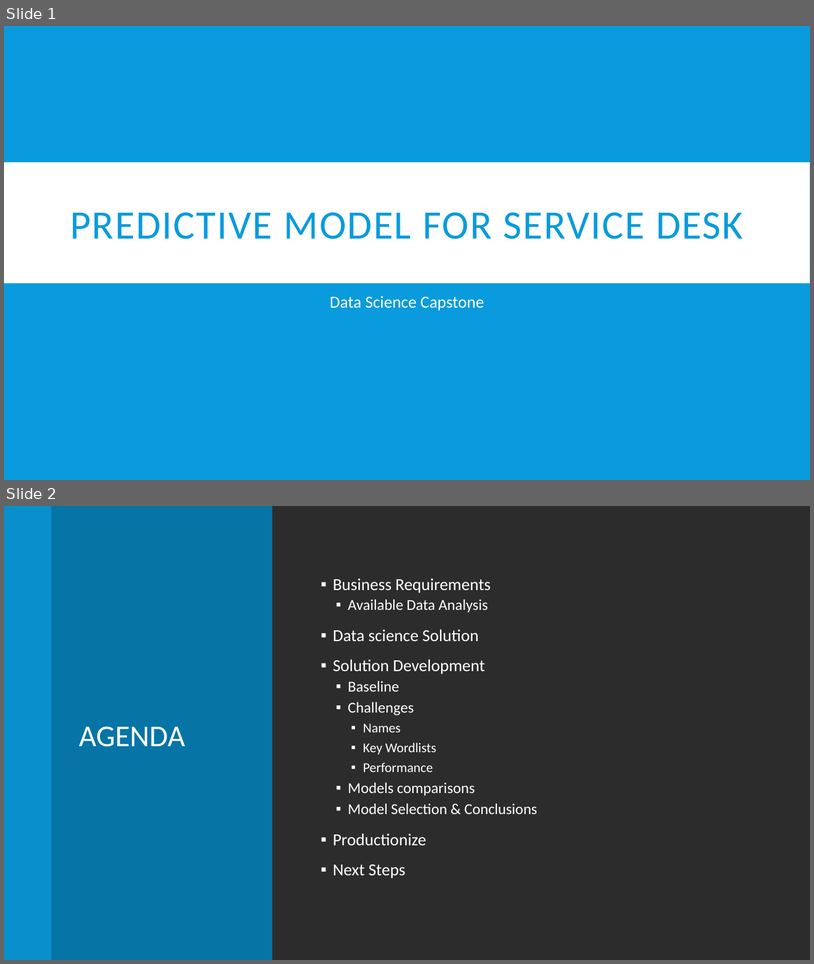
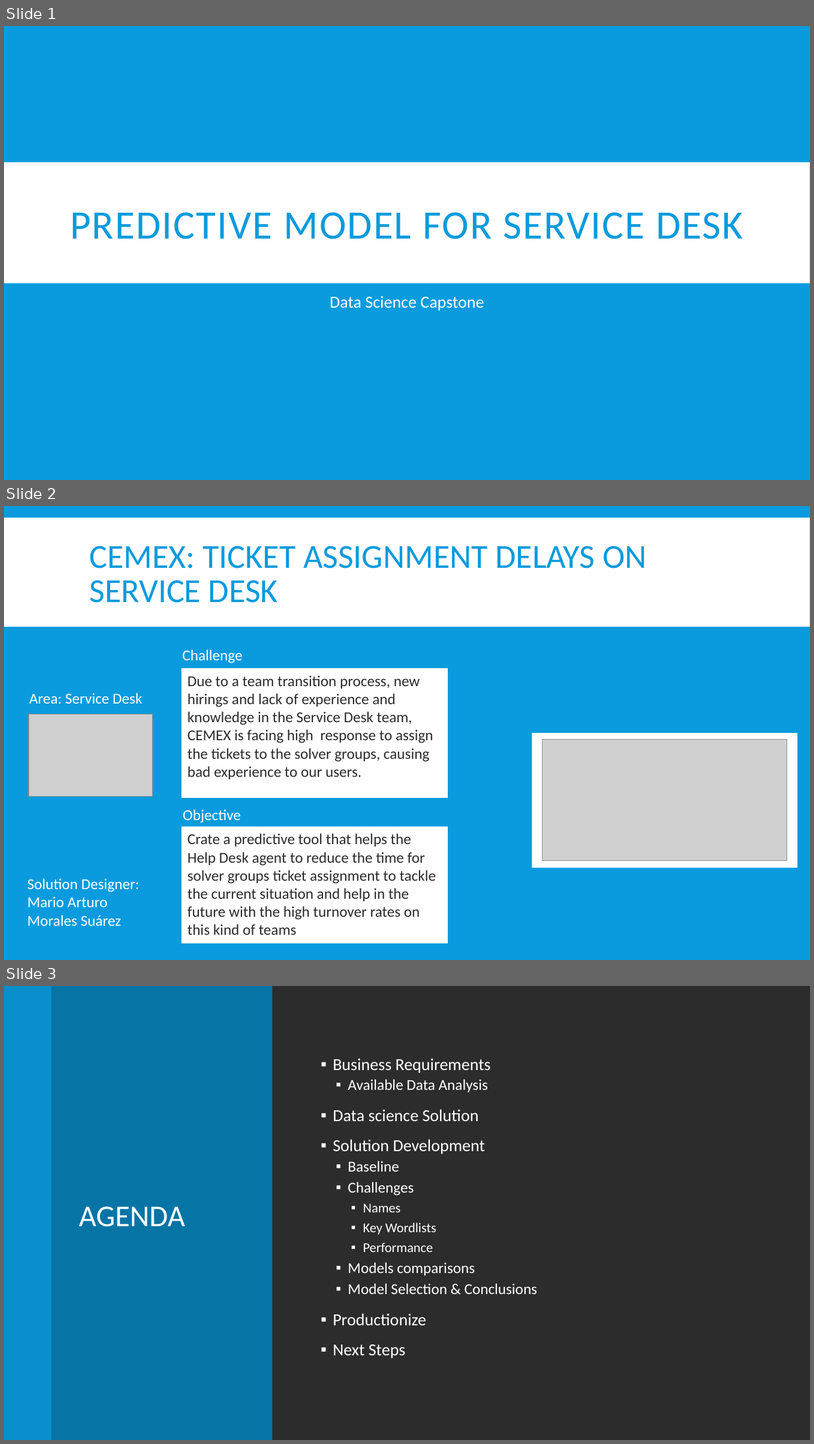
Before and after one commit to monterrey-digital-hub/MarioMorales-CEMEX-FinalProject, a slide deck: Predictive_model_for_Service_Desk.pptx. Shown one above the other, each under a label of ours: slides 1 and 2 before the commit, slides 1, 2 and 3 after it. The pictures are 814x964 and 814x1444 pixels, drawn with LibreOffice and Linux fonts; fonts in the diff are those of the drawing; grey boxes stand for pictures. Boxes give left, top, right and bottom in pixels: in the first picture for what was removed or moved away, otherwise in the second. Text is boxed around its words. In the diff, an @@ line names an element or a change of style, - is before the commit and + after.

Commit message:
Update presentation

```diff
--- a/Predictive_model_for_Service_Desk.pptx
+++ b/Predictive_model_for_Service_Desk.pptx
@@ slide 2 added at (4,506,810,960), background #099BDD; not listed: 1 template element that a slide beside it also shows @@
@@ title added at (90,546,647,603), 40 pt, text #099BDD @@
+CEMEX: TICKET ASSIGNMENT DELAYS ON SERVICE DESK
@@ text added at (182,649,242,663), 18 pt, text #FFFFFF @@
+Challenge
@@ rectangle added at (182,668,448,798), fill #FFFFFF, 18 pt, text #2C2C2C @@
+Due to a team transition process, new hirings and lack of experience and knowledge in the Service Desk team, CEMEX is facing high response to assign the tickets to the solver groups, causing bad experience to our users.
@@ text added at (29,693,142,703), 18 pt, text #FFFFFF @@
+Area: Service Desk
@@ picture added at (29,714,153,796) @@
@@ rectangle added at (532,733,798,868), fill #FFFFFF @@
@@ picture added at (542,739,788,861) @@
@@ text added at (183,809,241,823), 18 pt, text #FFFFFF @@
+Objective
@@ rectangle added at (182,826,448,943), fill #FFFFFF, 18 pt, text #2C2C2C @@
+Crate a predictive tool that helps the Help Desk agent to reduce the time for solver groups ticket assignment to tackle the current situation and help in the future with the high turnover rates on this kind of teams
@@ text added at (27,878,140,925), 18 pt, text #FFFFFF @@
+Solution Designer:
+Mario Arturo Morales Suárez
@@ what was slide 2 is now slide 3 @@
```
